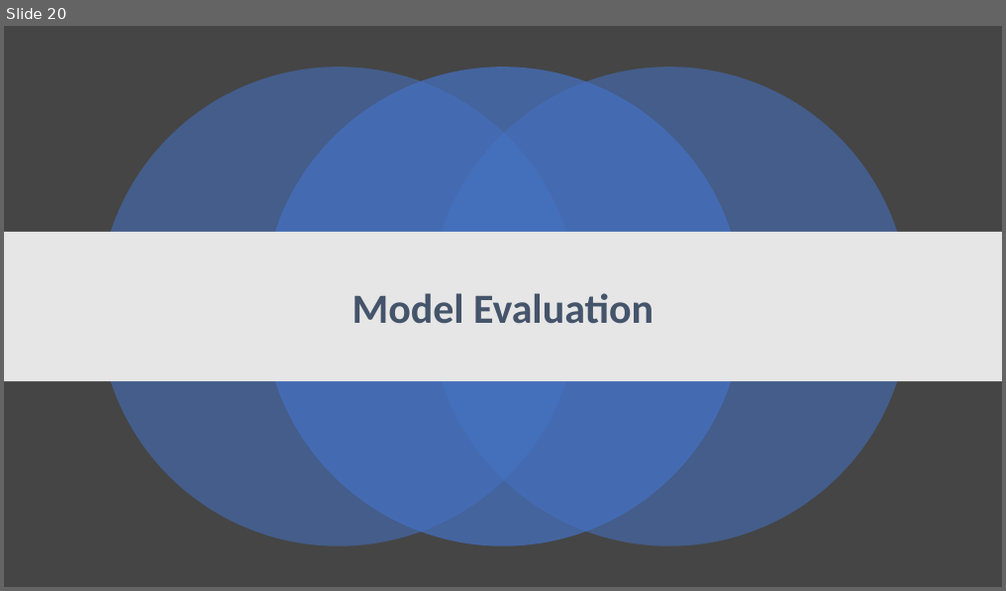
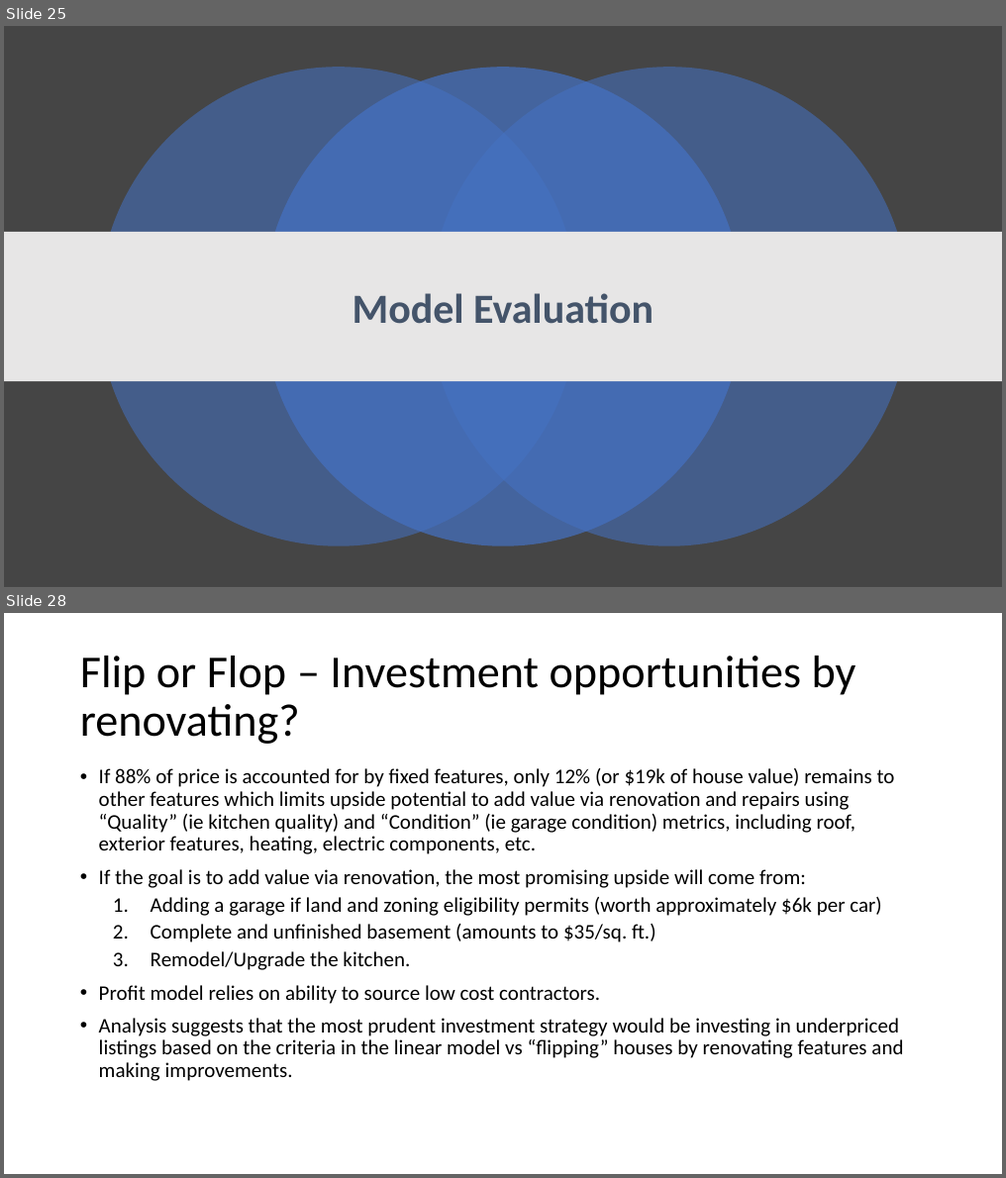
Before and after one commit to manasagodkhindi/AmesHousingPrediction, a slide deck: HousingPricesPresentations.pptx. Shown one above the other, each under a label of ours: slide 20 before the commit, slides 25 and 28 after it; the slides between them are not shown. The pictures are 1006x591 and 1006x1178 pixels, drawn with LibreOffice and Linux fonts; fonts in the diff are those of the drawing. Boxes give left, top, right and bottom in pixels: in the first picture for what was removed or moved away, otherwise in the second. Text is boxed around its words. In the diff, an @@ line names an element or a change of style, - is before the commit and + after.

```diff
--- a/HousingPricesPresentations.pptx
+++ b/HousingPricesPresentations.pptx
@@ slide 28 added at (4,613,1002,1174), background #FFFFFF @@
@@ title added at (80,656,856,744), 44 pt, text #000000 @@
+Flip or Flop – Investment opportunities by renovating?
@@ text added at (99,768,903,1081), 20 pt, text #000000 @@
+• If 88% of price is accounted for by fixed features, only 12% (or $19k of house value) remains to other features which limits upside potential to add value via renovation and repairs using “Quality” (ie kitchen quality) and “Condition” (ie garage condition) metrics, including roof, exterior features, heating, electric components, etc.
+• If the goal is to add value via renovation, the most promising upside will come from:
+  1. Adding a garage if land and zoning eligibility permits (worth approximately $6k per car)
+  2. Complete and unfinished basement (amounts to $35/sq. ft.)
+  3. Remodel/Upgrade the kitchen.
+• Profit model relies on ability to source low cost contractors.
+• Analysis suggests that the most prudent investment strategy would be investing in underpriced listings based on the criteria in the linear model vs “flipping” houses by renovating features and making improvements.
@@ what was slide 20 is now slide 25 @@
```
Also in this commit, not shown: 6 slides changed, 11 other slides added, 4 slides removed.
